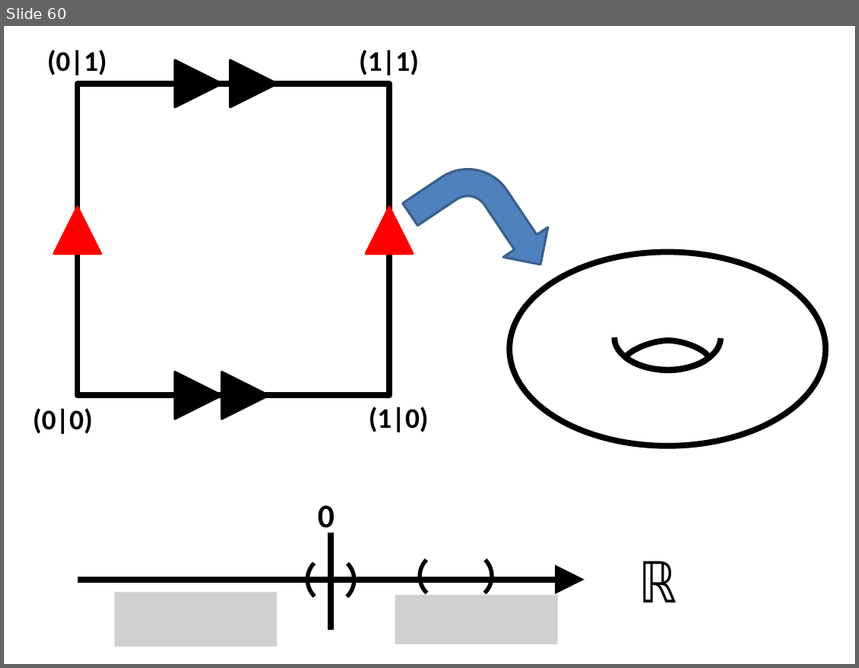
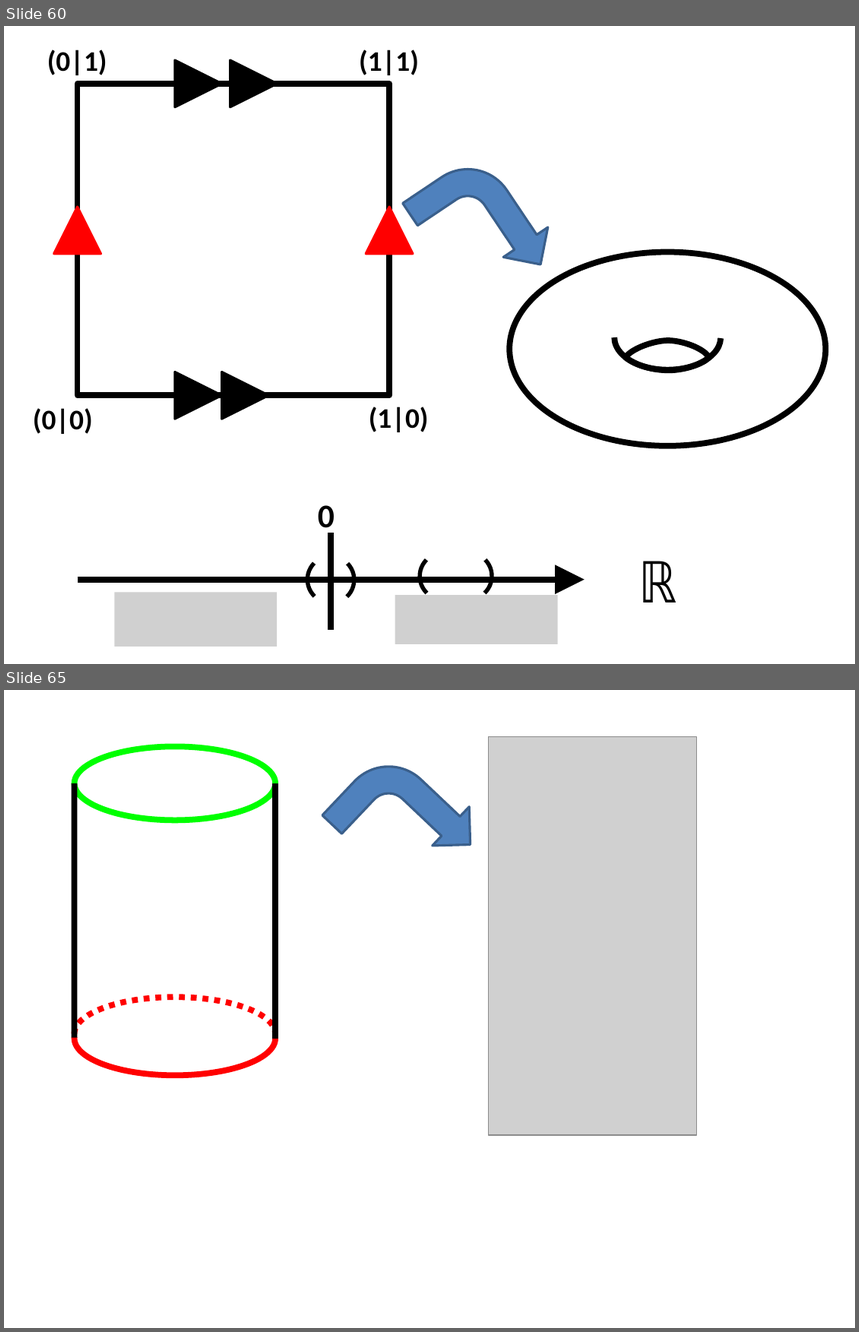
Before and after one commit to lutteropp/GeoTopo, a slide deck: images/Bilder.pptx. Shown one above the other, each under a label of ours: slide 60 before the commit, slides 60 and 65 after it; the slides between them are not shown. The pictures are 859x668 and 859x1332 pixels, drawn with LibreOffice and Linux fonts; fonts in the diff are those of the drawing; grey boxes stand for pictures. Boxes give left, top, right and bottom in pixels: in the first picture for what was removed or moved away, otherwise in the second. Text is boxed around its words. In the diff, an @@ line names an element or a change of style, - is before the commit and + after.

```diff
--- a/images/Bilder.pptx
+++ b/images/Bilder.pptx
@@ slide 65 added at bbox=[4, 690, 855, 1328], background #FFFFFF @@
@@ ellipse added at bbox=[74, 746, 275, 821], outline #00FF00 5 pt @@
@@ bent arrow added at bbox=[322, 737, 489, 903], fill #4F81BD, outline #3A5F8C 2 pt @@
@@ picture added at bbox=[488, 737, 696, 1135] @@
@@ line added from (75, 783) to (75, 1038), #000000 5 pt @@
@@ line added from (275, 783) to (275, 1039), #000000 5 pt @@
@@ arc (boxed as its full ellipse) added at bbox=[74, 1002, 275, 1076], outline #FF0000 5 pt @@
@@ arc (boxed as its full ellipse) added at bbox=[74, 997, 275, 1071], outline #FF0000 5 pt dashed @@
```
Also in this commit, not shown: 1 slide changed, 3 other slides added, 28 other files.
